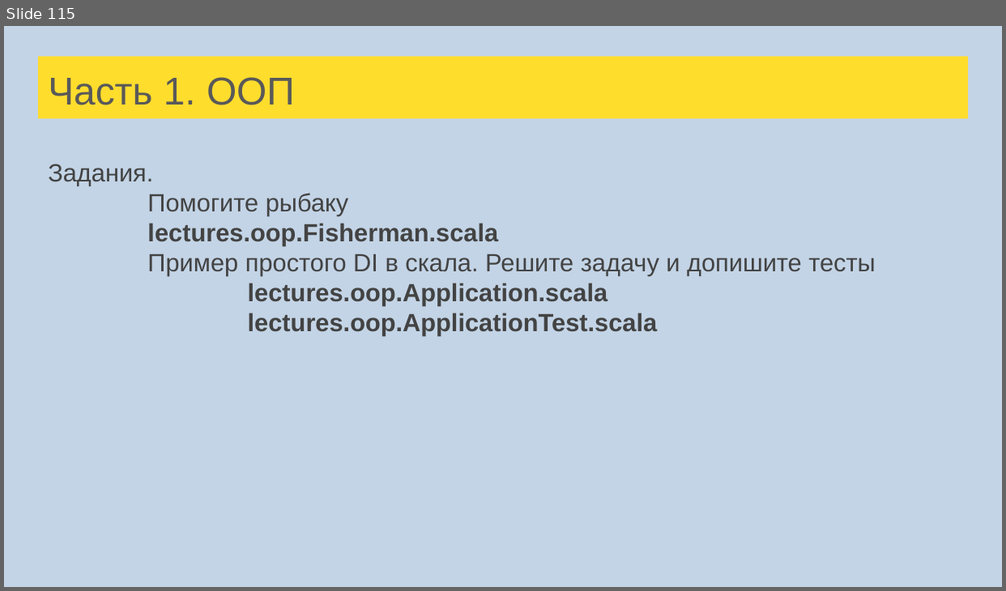
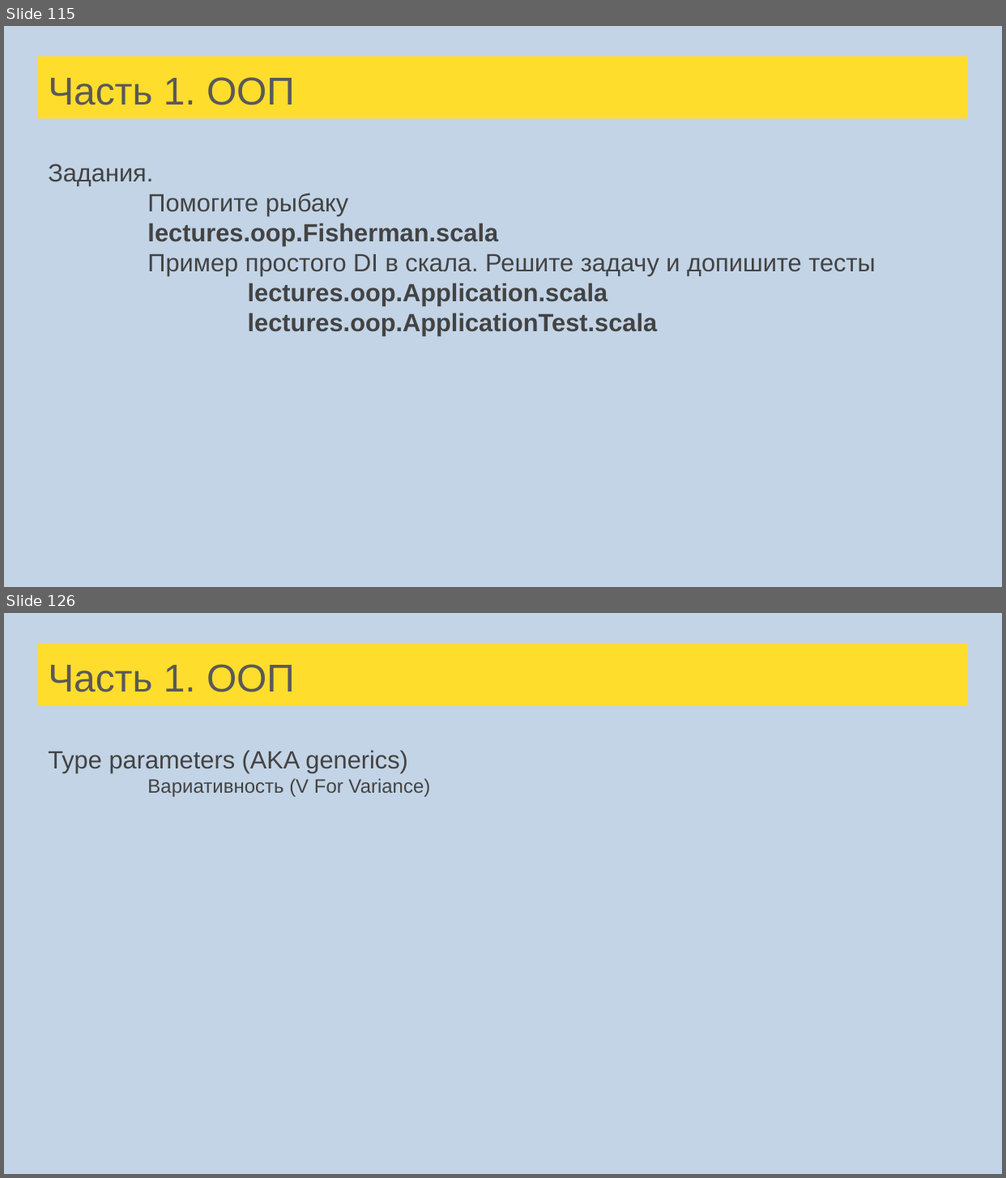
Before and after one commit to sergeypopov83/scala-school, a slide deck: src/main/resources/Лекции Scala для FinTech.pptx. Shown one above the other, each under a label of ours: slide 115 before the commit, slides 115 and 126 after it; the slides between them are not shown. The pictures are 1006x591 and 1006x1178 pixels, drawn with LibreOffice and Linux fonts; fonts in the diff are those of the drawing. Boxes give left, top, right and bottom in pixels: in the first picture for what was removed or moved away, otherwise in the second. Text is boxed around its words. In the diff, an @@ line names an element or a change of style, - is before the commit and + after.

Commit message:
Briefs + Lecture +  Type parameters  + TP example

```diff
--- a/src/main/resources/Лекции Scala для FinTech.pptx
+++ b/src/main/resources/Лекции Scala для FinTech.pptx
@@ slide 126 added at [4, 613, 1002, 1174], background #C3D4E6 @@
@@ title added at [38, 643, 968, 706], fill #FFDD2D, 28 pt, text #595959 @@
+Часть 1. ООП
@@ text added at [48, 750, 430, 797], 18 pt, text #434343 @@
+Type parameters (AKA generics)
+Вариативность (V For Variance)
```
Also in this commit, not shown: 4 slides changed, 10 other slides added, 13 other files.
